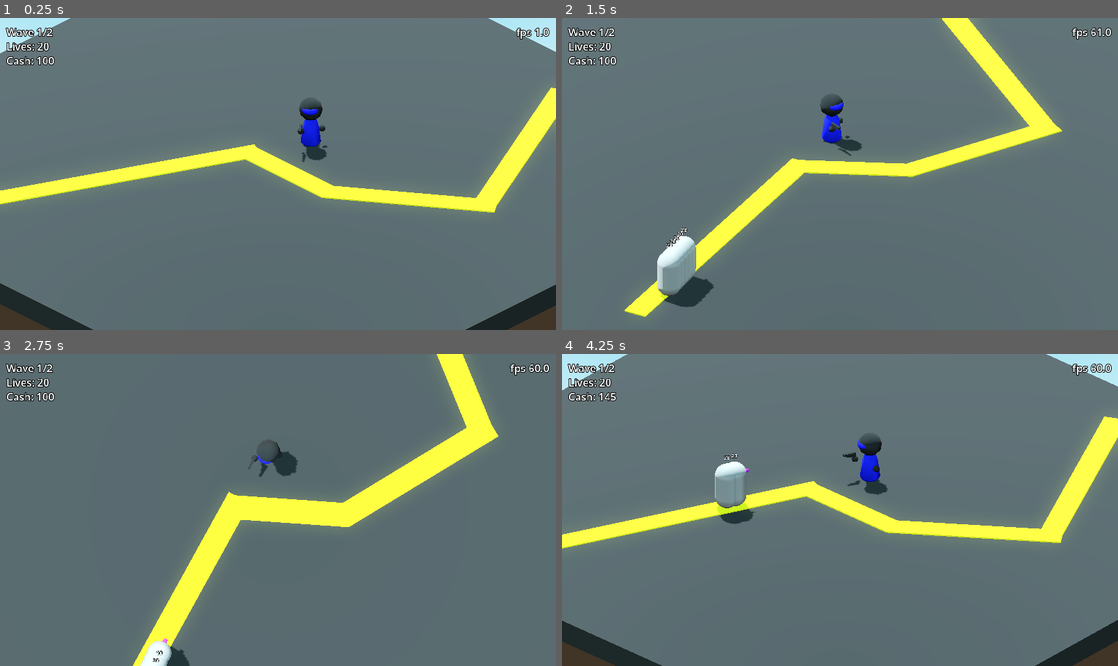
Above: before the commit, frames 1-4 (two rows, left to right).
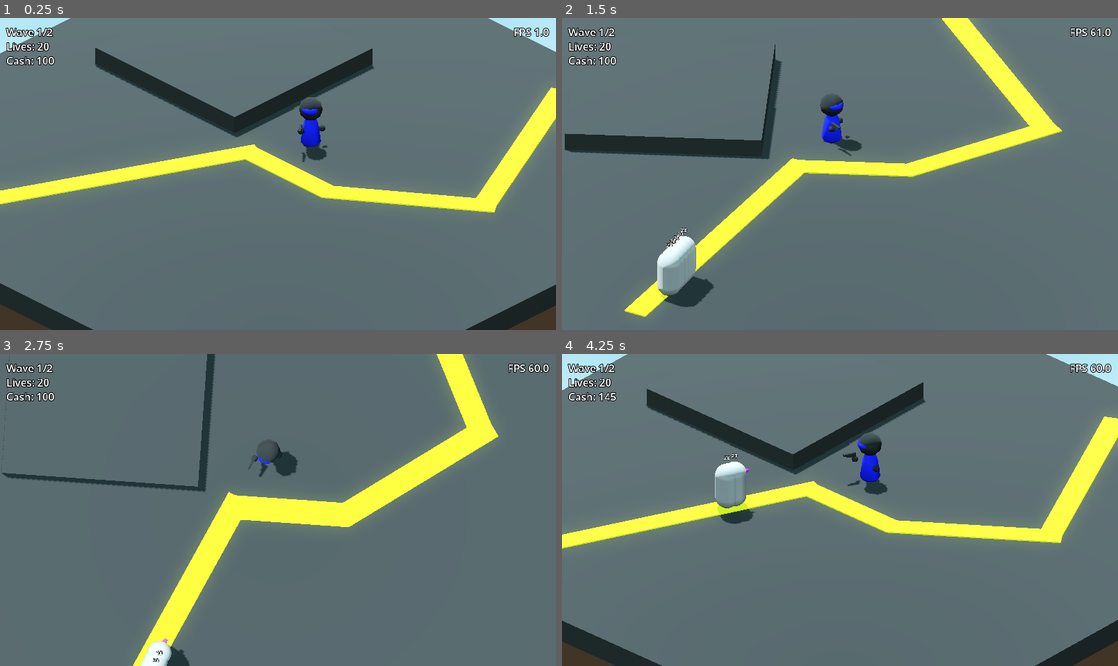
Above: after the commit, the same moments.

Repository: mathiasscherer2007/tower-defense
Game: Godot game, scene res://Scenes/main.tscn
The game is run twice, just before and just after one commit, with the same random seed, the same clock (stepped at 60 frames per second) and the same inputs.
Inputs:
- Up to frame 1 (0.25 s): no input
- Up to frame 2 (1.5 s): tap Enter at 0.5 s; hold A (MoveCameraLeft) 0.53-1.28 s; tap D (MoveCameraRight) at 1.35 s
- Up to frame 3 (2.75 s): hold W (MoveCameraUp) from 2.03 s (still down)
- Up to frame 4 (4.25 s): release W (MoveCameraUp) at 2.78 s; tap A (MoveCameraLeft) at 2.85 s; hold D (MoveCameraRight) from 3.53 s (still down)

The runs differ from the first frame. In frame 1, 3.3% of the frame differs, in the area x 17-99%, y 3-39%; in frame 2, 2.8%; in frame 3, 1.3%; in frame 4, 3.4%, in the area x 15-99%, y 3-39%.

Commit message:
Add visible range area to tower, adjust containers in UI

Diff:
--- a/Scenes/Levels/test/test1.tscn
+++ b/Scenes/Levels/test/test1.tscn
@@ -101,10 +101,17 @@
 
 [node name="CSGBox3D" type="CSGBox3D" parent="Geometry" index="0" unique_id=1890026742]
 transform = Transform3D(1, 0, 0, 0, 1, 0, 0, 0, 1, 0, -0.5, 0)
+layers = 8
 size = Vector3(30, 1, 30)
 material = SubResource("StandardMaterial3D_x2qse")
 
-[node name="Path" type="Node3D" parent="Geometry" index="1" unique_id=1571035114]
+[node name="CSGBox3D2" type="CSGBox3D" parent="Geometry" index="1" unique_id=925491025]
+transform = Transform3D(0.27040052, 0, 0, 0, 1, 0, 0, 0, 0.27341396, 4.796589, 0.271008, -7.4946194)
+layers = 8
+size = Vector3(30, 1, 30)
+material = SubResource("StandardMaterial3D_x2qse")
+
+[node name="Path" type="Node3D" parent="Geometry" index="2" unique_id=1571035114]
 transform = Transform3D(-4.371139e-08, 0, 1, 0, 1, 0, -1, 0, -4.371139e-08, 0, 0, 3)
 
 [node name="CSGBox3D" type="CSGBox3D" parent="Geometry/Path" index="0" unique_id=1482054756]
--- a/Scenes/Towers/test/testbasic.tscn
+++ b/Scenes/Towers/test/testbasic.tscn
@@ -172,10 +172,12 @@
 
 [node name="Body" type="MeshInstance3D" parent="Mesh/Body" index="0" unique_id=692512777]
 transform = Transform3D(-3.934025e-08, 0, 0.9, 0, 1, 0, -0.9, 0, -3.934025e-08, 0, 0.88472444, 0)
+layers = 4
 mesh = SubResource("ArrayMesh_qq2rx")
 
 [node name="HandLeft" type="MeshInstance3D" parent="Mesh/Body" index="1" unique_id=582101799]
 transform = Transform3D(-4.371139e-08, 0, 1, 0, 1, 0, -1, 0, -4.371139e-08, -0.46996677, 0.6858182, 0.08323871)
+layers = 4
 mesh = SubResource("ArrayMesh_ahktp")
 
 [node name="Head" type="Node3D" parent="Mesh" parent_id_path=PackedInt32Array(879682507) index="1" unique_id=1260572371]
@@ -183,16 +185,19 @@
 
 [node name="Head" type="MeshInstance3D" parent="Mesh/Head" index="0" unique_id=1566251589]
 transform = Transform3D(-4.371139e-08, 0, 1, 0, 1, 0, -1, 0, -4.371139e-08, 0, 0, 0)
+layers = 4
 mesh = SubResource("ArrayMesh_3nsyy")
 
 [node name="MeshInstance3D" type="MeshInstance3D" parent="Mesh/Head" index="1" unique_id=1080342824]
 transform = Transform3D(-4.371139e-08, 0, 1, 0, 1, 0, -1, 0, -4.371139e-08, 0, 0.087510824, -0.173)
+layers = 4
 mesh = SubResource("TorusMesh_hoax2")
 
 [node name="Node3D" type="Node3D" parent="Mesh" parent_id_path=PackedInt32Array(879682507) index="2" unique_id=968839423]
 
 [node name="HandRight" type="MeshInstance3D" parent="Mesh/Node3D" index="0" unique_id=1409716230]
 transform = Transform3D(-4.371139e-08, 0, 1, 0, 1, 0, -1, 0, -4.371139e-08, 0.36704567, 0.8522186, -0.53338045)
+layers = 4
 mesh = SubResource("ArrayMesh_ni4t6")
 
 [node name="ProjectileSpawnPoint" type="Node3D" parent="Mesh/Node3D/HandRight" index="0" unique_id=1372958672]
--- a/Scenes/Towers/tower.tscn
+++ b/Scenes/Towers/tower.tscn
@@ -1,6 +1,7 @@
 [gd_scene format=3 uid="uid://c1ljijd1c6d02"]
 
 [ext_resource type="Script" uid="uid://c4xuuemxhwveb" path="res://Scripts/Towers/tower.gd" id="1_nh6md"]
+[ext_resource type="Texture2D" uid="uid://dlbnk4uxbvb2u" path="res://Assets/Images/area_circle.png" id="2_d6h38"]
 
 [sub_resource type="SphereShape3D" id="SphereShape3D_avmbn"]
 
@@ -20,5 +21,13 @@
 [node name="Cooldown" type="Timer" parent="." unique_id=2144439341]
 one_shot = true
 
+[node name="RangeDecal" type="Decal" parent="." unique_id=1968474222]
+layers = 16
+texture_albedo = ExtResource("2_d6h38")
+texture_emission = ExtResource("2_d6h38")
+emission_energy = 0.05
+modulate = Color(1, 1, 1, 0.039215688)
+cull_mask = 8
+
 [connection signal="area_entered" from="Range" to="." method="_on_range_area_entered"]
 [connection signal="area_exited" from="Range" to="." method="_on_range_area_exited"]
--- a/Scenes/main.tscn
+++ b/Scenes/main.tscn
@@ -39,13 +39,6 @@
 theme_override_constants/margin_right = 10
 theme_override_constants/margin_bottom = 10
 
-[node name="FPS" type="Label" parent="CanvasLayer/UI/MarginContainer" unique_id=1176388952]
-layout_mode = 2
-size_flags_horizontal = 8
-size_flags_vertical = 0
-text = "FPS"
-label_settings = SubResource("LabelSettings_bo1nx")
-
 [node name="Container" type="Control" parent="CanvasLayer/UI/MarginContainer" unique_id=1998576758]
 layout_mode = 2
 size_flags_horizontal = 0
@@ -80,4 +73,20 @@
 text = "Cash:"
 label_settings = SubResource("LabelSettings_8gbba")
 
+[node name="ContainerRight" type="Control" parent="CanvasLayer/UI/MarginContainer" unique_id=2054759158]
+layout_mode = 2
+size_flags_horizontal = 8
+size_flags_vertical = 0
+
+[node name="FPS" type="Label" parent="CanvasLayer/UI/MarginContainer/ContainerRight" unique_id=1176388952]
+layout_mode = 0
+offset_left = -89.0
+offset_bottom = 23.0
+size_flags_horizontal = 8
+size_flags_vertical = 0
+text = "FPS"
+label_settings = SubResource("LabelSettings_bo1nx")
+horizontal_alignment = 2
+uppercase = true
+
 [node name="Level" parent="." unique_id=2011401683 instance=ExtResource("1_jjgbg")]
--- a/Scripts/Towers/tower.gd
+++ b/Scripts/Towers/tower.gd
@@ -27,6 +27,7 @@
 @onready var range_area = $Range/CollisionShape3D
 @onready var projectile_container = $Projectiles
 @onready var projectile_spawn_point = find_child('ProjectileSpawnPoint')
+@onready var range_decal = $RangeDecal
 
 
 func _ready() -> void:
@@ -41,6 +42,8 @@
 		"speed": self.projectile_speed,
 		"lifetime": self.projectile_lifetime
 	}
+
+	range_decal.size = Vector3(max_range * 2, max_range * 2, max_range * 2)
 
 
 func _process(_delta: float) -> void:
--- a/Scripts/User Interface/level_ui.gd
+++ b/Scripts/User Interface/level_ui.gd
@@ -4,7 +4,7 @@
 @onready var wave_label = $MarginContainer/Container/Wave
 @onready var lives_label = $MarginContainer/Container/Lives
 @onready var cash_label = $MarginContainer/Container/Cash
-@onready var fps_label = $MarginContainer/FPS
+@onready var fps_label = $MarginContainer/ContainerRight/FPS
 
 
 func setup(starter_health: int, total_waves: int, starter_cash: int) -> void:
--- a/project.godot
+++ b/project.godot
@@ -84,6 +84,7 @@
 3d_render/layer_2="Projectiles"
 3d_render/layer_3="Towers"
 3d_render/layer_4="Geometry"
+3d_render/layer_5="Decals"
 3d_physics/layer_1="Enemies"
 3d_navigation/layer_1="Enemies"
 3d_physics/layer_2="Projectiles"
@@ -92,6 +93,8 @@
 3d_navigation/layer_3="Towers"
 3d_physics/layer_4="Geometry"
 3d_navigation/layer_4="Geometry"
+3d_physics/layer_5="Decals"
+3d_navigation/layer_5="Decals"
 
 [physics]
 
@@ -102,3 +105,4 @@
 textures/canvas_textures/default_texture_filter=0
 rendering_device/driver.windows="d3d12"
 renderer/rendering_method.mobile="gl_compatibility"
+textures/decals/filter=0
Binary file added: Assets/Images/area_circle.png
Not shown, added: Assets/Images/area_circle.png.import
